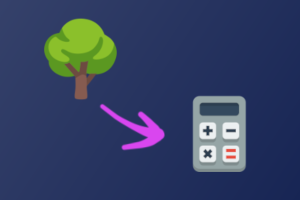
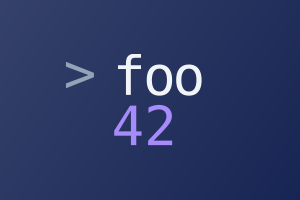
Comparing the layer stacks of the two 300×200 images. Changes:
removed layer "Calculator" over [192, 95, 247, 172]
renamed "Arrow" to "42", moved it above "Prompt", painted on it over [99, 103, 173, 151]
renamed "Tree" to "Prompt", painted on it over [44, 18, 117, 100]
added layer "foo" above "Gradient" over [118, 54, 202, 96]
